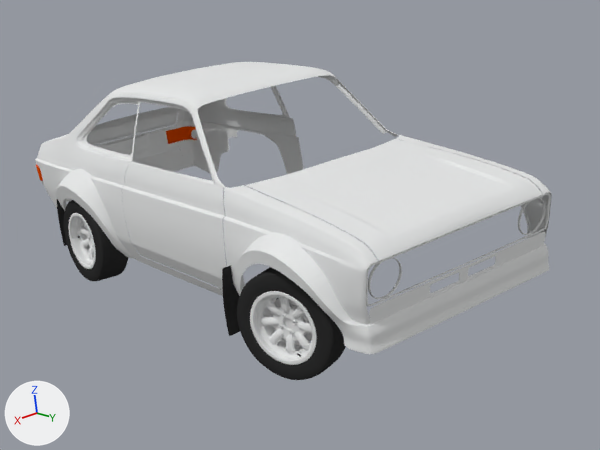
A saved change to the Blender file FordEscort.blend.
Rendered twice from the file's camera 'Camera'. The lights are fixed; the arrows at lower left show +X, +Y and +Z.

Script lines for the objects in view, before the commit:
```python
ob_bavettear = bpy.data.objects.new('BavetteAr', me_plane_016)
ob_bavettear.parent = ob_caisse
ob_bavettear.location = (0.838, -3.767, -0.878)
ob_bavettear.rotation_euler = (-1.571, 0.0, 0.0)  # degrees (-90, 0, 0)
ob_bavettear.scale = (0.321, 0.321, 0.321)
ob_bavetteavt = bpy.data.objects.new('BavetteAvt', me_plane_017)
ob_bavetteavt.parent = ob_caisse
ob_bavetteavt.location = (0.884, -0.507, -0.878)
ob_bavetteavt.rotation_euler = (-1.571, 0.0, 0.0)  # degrees (-90, 0, 0)
ob_bavetteavt.scale = (0.321, 0.321, 0.321)
ob_capot = bpy.data.objects.new('Capot', me_plane_012)
ob_capot.parent = ob_caisse
ob_capot.location = (0.0, -2.15, 1.202)
ob_feuar = bpy.data.objects.new('FeuAr', me_plane_018)
ob_feuar.parent = ob_caisse
ob_feuar.location = (0.0, -2.15, 1.202)
ob_parebrise = bpy.data.objects.new('Parebrise', me_plane_002)
ob_parebrise.location = (0.0, -2.152, 1.202)
ob_parechocav = bpy.data.objects.new('ParechocAv', me_plane_024)
ob_parechocav.location = (0.0, 0.0, 0.0)
ob_parechocav.rotation_euler = (1.571, 0.0, 0.0)  # degrees (90, 0, 0)
ob_parechocav.scale = (0.179, 0.179, 0.179)
ob_pneuavt = bpy.data.objects.new('PneuAvt', me_circle_003)
ob_pneuavt.parent = ob_roueavt
ob_pneuavt.location = (1.121, 0.205, -0.947)
ob_pneuavt.rotation_euler = (1.571, 0.0, 1.571)  # degrees (90, 0, 90)
ob_pneuavt.scale = (0.96, -0.96, 0.96)
ob_pneuavt_001 = bpy.data.objects.new('PneuAvt.001', me_circle_014)
ob_pneuavt_001.parent = ob_roueavt_001
ob_pneuavt_001.location = (1.155, 0.205, -0.947)
ob_pneuavt_001.rotation_euler = (1.571, 0.0, 1.571)  # degrees (90, 0, 90)
ob_pneuavt_001.scale = (0.96, -0.96, 0.96)
ob_roueavt = bpy.data.objects.new('RoueAvt', me_circle_001)
ob_roueavt.location = (1.002, 0.205, -0.947)
ob_roueavt.rotation_euler = (1.571, 0.0, 1.896)  # degrees (90, 0, 109)
ob_roueavt.scale = (0.96, 0.96, 0.96)
# also in view: 'PorteD' at (0.97, -1.33, -0.49); 'RoueAvt.001' at (0.98, -3.02, -0.94); 'PassageRoueARD' at (1.03, -3.06, -0.63); 'Coffre' at (0.0, -3.85, -0.11); 'Caisse' at (0.0, -1.6, -0.24)
```
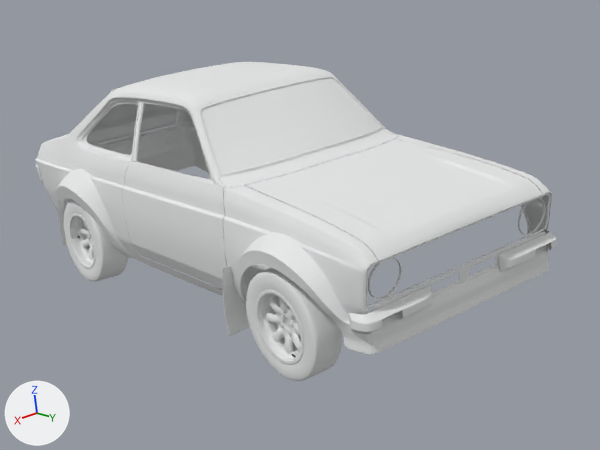
Commit message: Passage en blanc mat

Changed parts and their boxes [x1, y1, x2, y2] in the pictures (600 x 450 px):
'Parebrise', shown: after [201, 78, 380, 174]
'PneuAvt', recoloured, turned (black to white): before [237, 267, 346, 380]; after [246, 268, 342, 381]
'RoueAvt', turned: before [250, 291, 317, 365]; after [255, 289, 304, 365]
'ParechocAv', shown: after [349, 231, 557, 334]
'PneuAvt.001', recoloured (black to white): [64, 200, 128, 281] in both
'GrilleSauteVent', shown: after [256, 137, 382, 179]
'BavetteAvt', recoloured (black to white): [222, 265, 278, 336] in both
'JointParebrise.002', shown: after [199, 76, 383, 176]
'SauteVent', shown: after [219, 129, 399, 187]
'JointParebrise', shown: after [196, 75, 384, 178]
'LunetteAr', shown: after [96, 103, 169, 126]
'PorteD.002', shown: after [133, 102, 213, 181]
'FeuAr', recoloured: [36, 126, 197, 181] in both
'FreinAVD', turned: before [270, 298, 313, 346]; after [277, 301, 301, 344]
'Plancher', shown: after [224, 237, 372, 290]
'BavetteAr', recoloured (black to white): [57, 199, 67, 246] in both
'Ecrou1', turned (not visible afterwards): before [293, 320, 297, 324]
'Ecrou4', turned (not visible before): after [281, 313, 285, 317]

The change in detail:
me_circle_014 has 672 vertices, 624 faces and spans x -0.442..0.442, y -0.442..0.442, z -0.316..0.007.
me_circle_014 no longer uses material mat_material_003 (black #303030).
me_circle_014 now uses material mat_material (white #e6e7e7).
me_circle_003 has 672 vertices, 624 faces and spans x -0.442..0.442, y -0.442..0.442, z -0.275..0.007.
me_circle_003 no longer uses material mat_material_003 (black #303030).
me_circle_003 now uses material mat_material (white #e6e7e7).
me_plane_018 has 32 vertices, 21 faces and spans x 0.668..0.981, y -2.083..-1.936, z -1.703..-1.544.
me_plane_018 no longer uses material mat_material_005 (orange #e74c00).
me_plane_018 now uses material mat_material (white #e6e7e7).
me_plane_017 has 42 vertices, 36 faces and spans x -1.0..0.74, y -0.74..1.09, z -0.13..0.18.
me_plane_017 no longer uses material mat_material_003 (black #303030).
me_plane_017 now uses material mat_material (white #e6e7e7).
me_plane_016 has 34 vertices, 22 faces and spans x -1.0..0.56, y -0.76..0.9, z -0.08..0.15.
me_plane_016 no longer uses material mat_material_003 (black #303030).
me_plane_016 now uses material mat_material (white #e6e7e7).
me_plane_024 has 58 vertices, 42 faces and spans x 2.04..5.74, y -4.62..-3.82, z -5.97..-4.9.
me_plane_024 no longer uses material mat_material_003 (black #303030).
me_plane_024 now uses material mat_material (white #e6e7e7).
me_plane_002 has 65 vertices, 48 faces and spans x -0.88..0.88, y 1.01..1.6, z -1.22..-0.7.
me_plane_002 no longer uses material mat_material_002 (white #ffffff).
me_plane_002 now uses material mat_material (white #e6e7e7).
Object 'RoueAvt' (ob_roueavt) turns from (90, 0, 109) to (90, 0, 90) degrees about x, y and z.
Object 'GrilleSauteVent' (ob_grillesautevent) is now shown.
Object 'LunetteAr' (ob_lunettear) is now shown.
Object 'JointParebrise.002' (ob_jointparebrise_002) is now shown.
Object 'JointParebrise' (ob_jointparebrise) is now shown.
Object 'Plancher' (ob_plancher) is now shown.
Object 'PorteD.002' (ob_ported_002) is now shown.
Object 'SauteVent' (ob_sautevent) is now shown.
Object 'ParechocAv' (ob_parechocav) is now shown.
Object 'Parebrise' (ob_parebrise) is now shown.
